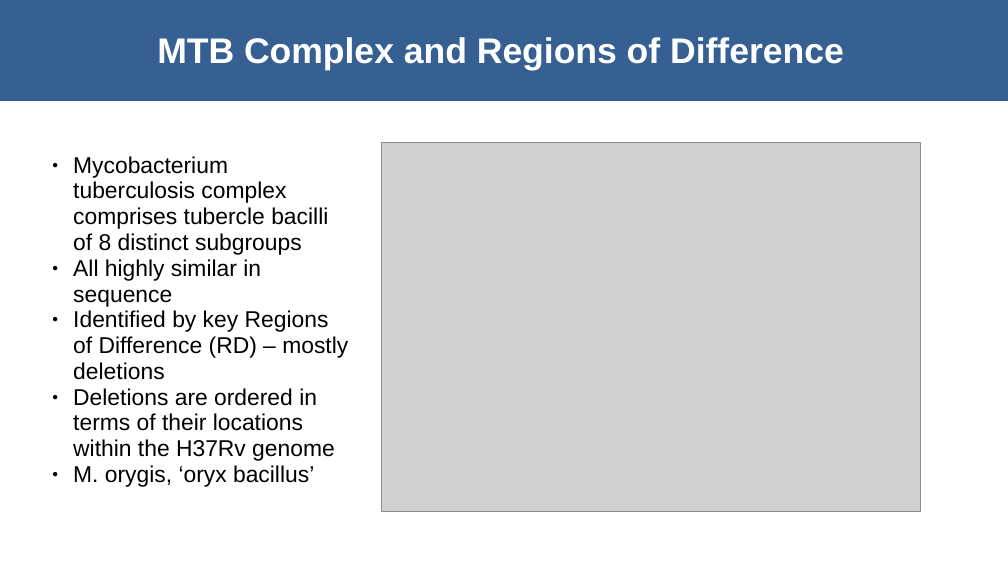
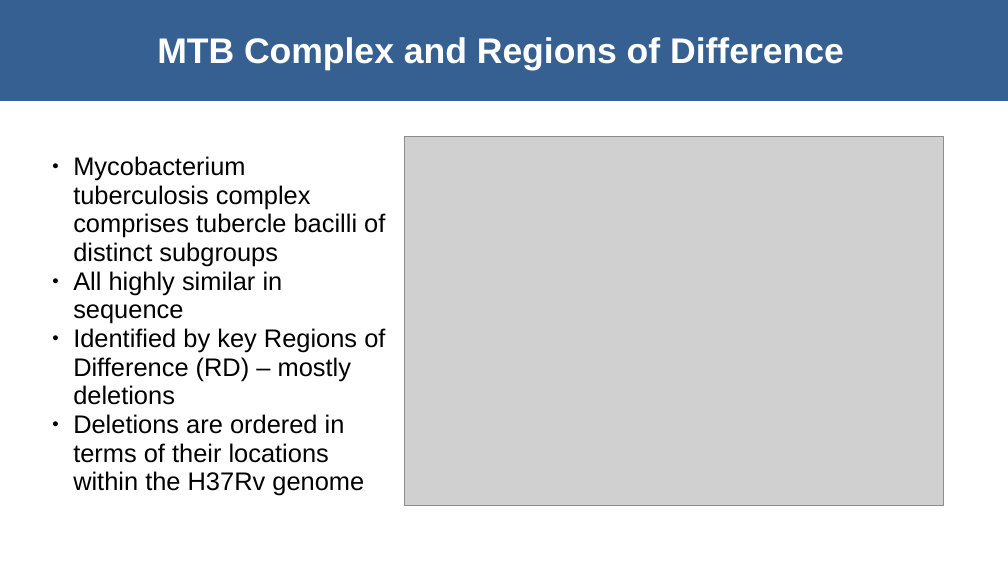
Before and after one commit to dmnfarrell/mtbdiff, a slide deck: slide 8 of orygis_project/talk_nov19.odp. Drawn at 1008x567 pixels with LibreOffice and Linux fonts; fonts in the diff are those of the drawing; grey boxes stand for pictures. Boxes give left, top, right and bottom in pixels: in the first picture for what was removed or moved away, otherwise in the second. Text is boxed around its words. In the diff, an @@ line names an element or a change of style, - is before the commit and + after.

Commit message:
orygis proj

```diff
--- a/orygis_project/talk_nov19.odp
+++ b/orygis_project/talk_nov19.odp
@@ picture: place and size @@
-picture at box(381, 143, 920, 511)
+picture at box(405, 137, 944, 506)
@@ text at box(73, 156, 385, 266): text changed; size 18 to 20 pt @@
-● Mycobacterium tuberculosis complex comprises tubercle bacilli of 8 distinct subgroups
+● Mycobacterium tuberculosis complex comprises tubercle bacilli of distinct subgroups
@@ text at box(73, 271, 385, 496): size 18 to 20 pt in "All highly similar in sequence", "Identified by key Regions of Difference (RD) ...", "Deletions are ordered in terms of their ..." @@
@@ text at box(73, 465, 314, 487): paragraph removed @@
-● M. orygis, ‘oryx bacillus’
```
Also in this commit, not shown: 2 other slides changed, 3 other files.
